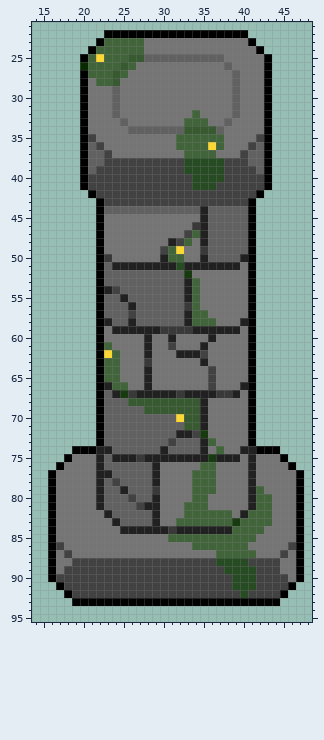
A pixel-art file gets an edit: Assets/Arts/Construction/Pillar/Pillar03.aseprite. The first picture shows the starting point.
100x100 pixels, 1 frame. Colours within 5 levels of each other are drawn and written as one. Shown: x 14..48, y 21..95. The old version is drawn lined up with the new one, on the new canvas.
The same view after the edit:
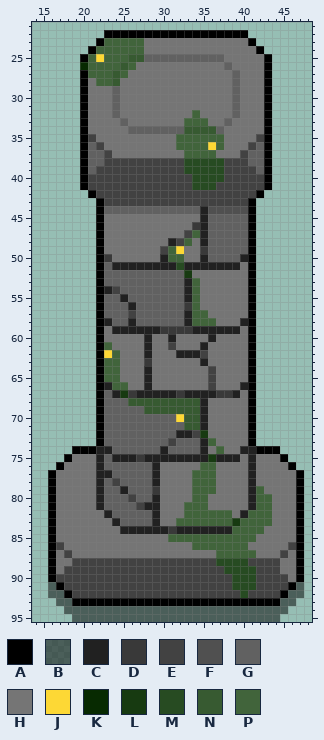
Palette (. is transparent): A #000000  B #00000080  C #212121  D #393939  E #424242  F #505050  G #616161  H #757575  J #fdd835  K #072a01  L #173a11  M #274b22  N #375a31  P #41643b
Diff:
canvas 100x100 -> 64x96, the old top-left corner now at -16,-2 (the part of the old canvas that was cut away was empty and is not shown)
y 44: x 36..40 GGGGG -> FFFFF
y 91: x 16 . -> B; x 47 . -> B
y 92: x 16..17 .. -> BB; x 46..47 .. -> BB
y 93: x 17..18 .. -> BB; x 45..46 .. -> BB
y 94: x 18..45 ............................ -> BBBBBBBBBBBBBBBBBBBBBBBBBBBB
y 95: x 19..44 .......................... -> BBBBBBBBBBBBBBBBBBBBBBBBBB
Boxes around the changes in both pictures, in picture pixels (x1, y1, x2, y2):
changed: (208, 206, 248, 214)
added: (48, 582, 304, 622)
